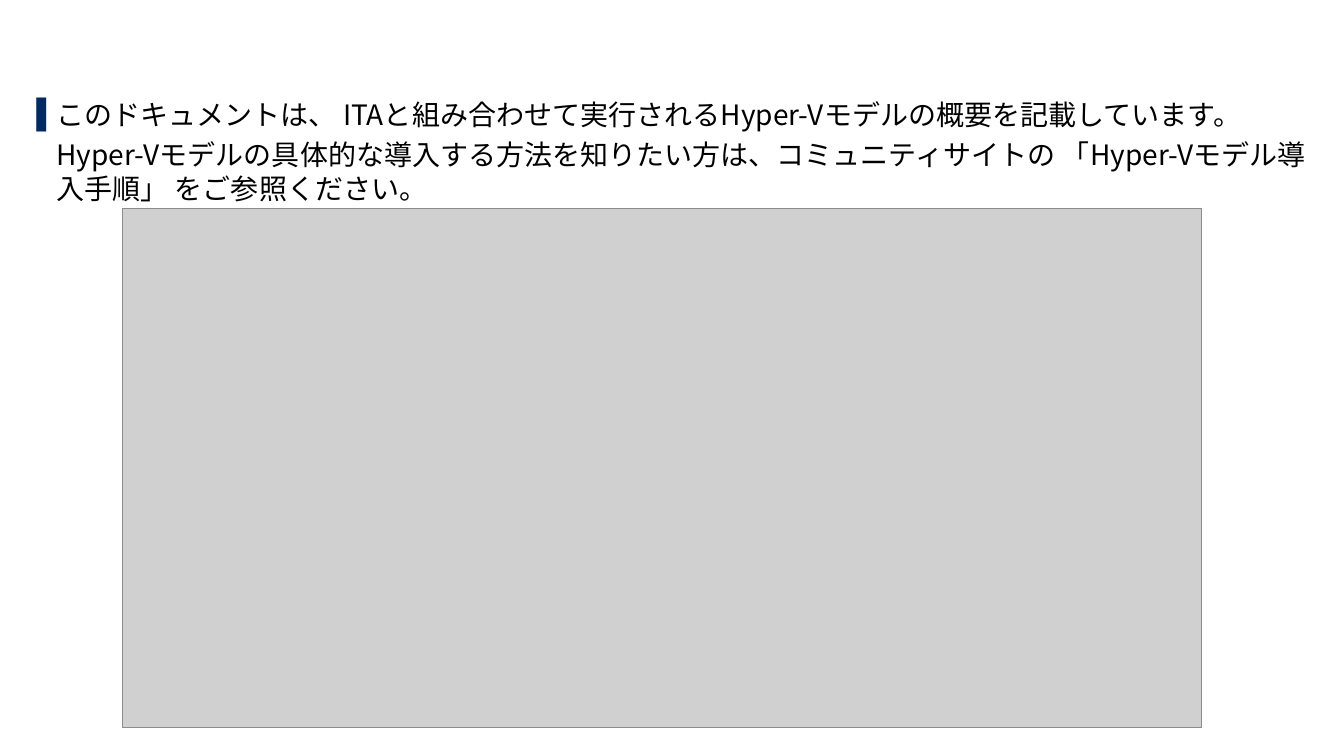
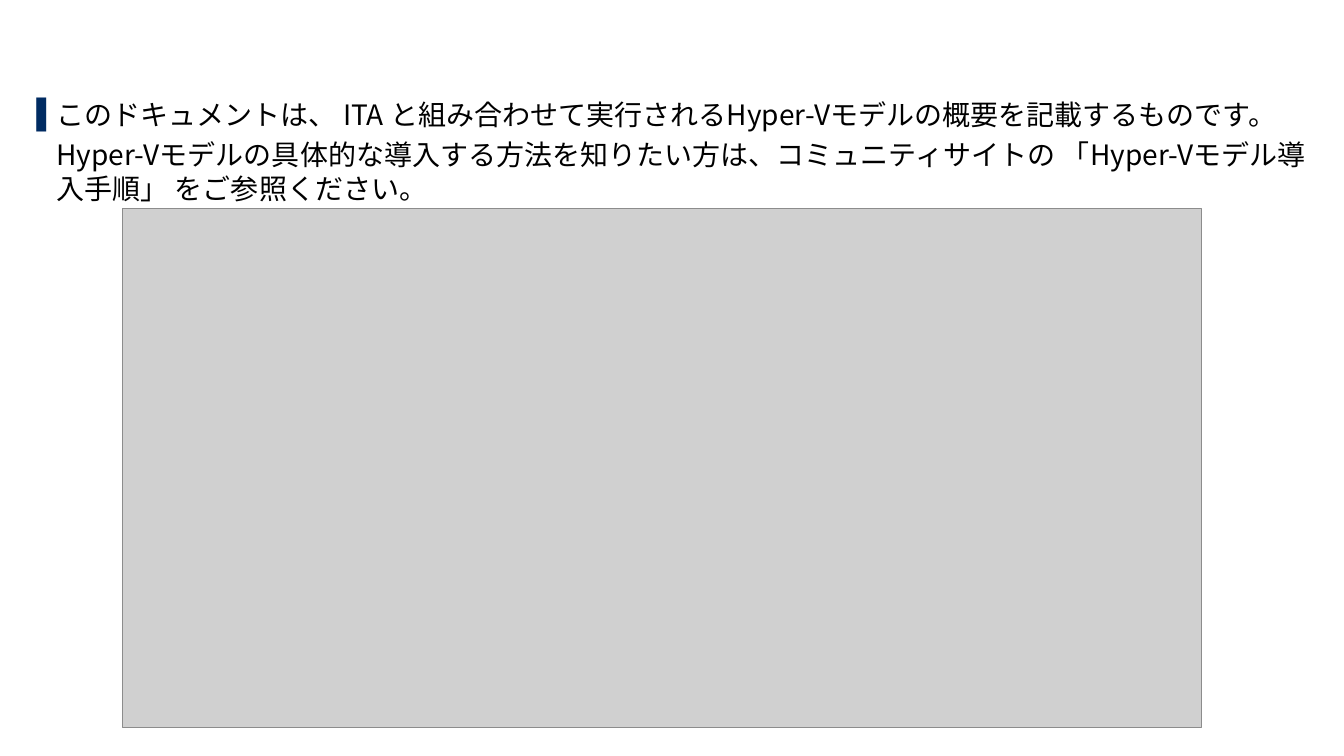
Before and after one commit to exastro-suite/SettingSamples-ITA-HyperV, a slide deck: slide 3 of docs/setting-samples-hyperv-overview_ja.pptx. Drawn at 1344x756 pixels with LibreOffice and Linux fonts; fonts in the diff are those of the drawing; grey boxes stand for pictures; background and template pictures are left out. Boxes give left, top, right and bottom in pixels: in the first picture for what was removed or moved away, otherwise in the second. Text is boxed around its words. In the diff, an @@ line names an element or a change of style, - is before the commit and + after.

```diff
--- a/docs/setting-samples-hyperv-overview_ja.pptx
+++ b/docs/setting-samples-hyperv-overview_ja.pptx
@@ text at bbox=[56, 101, 1276, 132]: text changed @@
-▌ このドキュメントは、 ITAと組み合わせて実行されるHyper-Vモデルの概要を記載しています。
+▌ このドキュメントは、 ITA と組み合わせて実行されるHyper-Vモデルの概要を記載するものです。
```
Also in this commit, not shown: 10 other slides changed, 1 other file.
